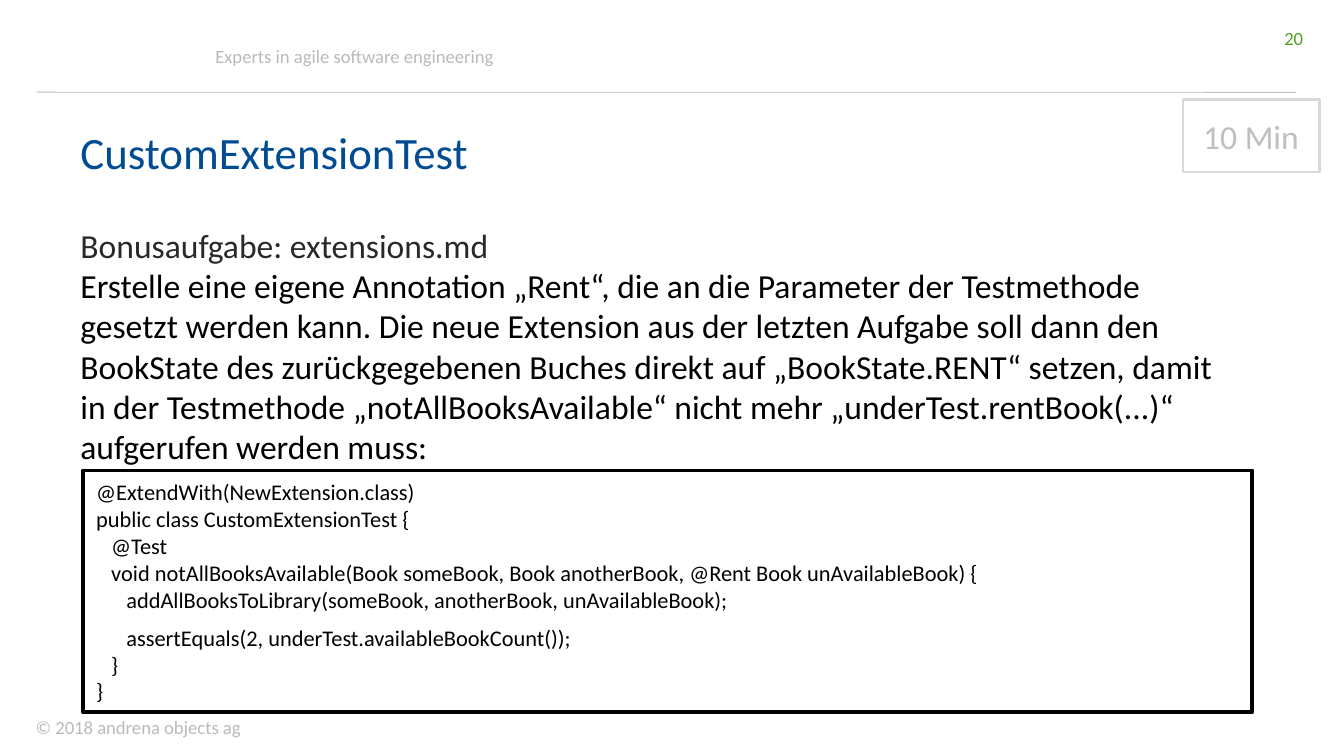
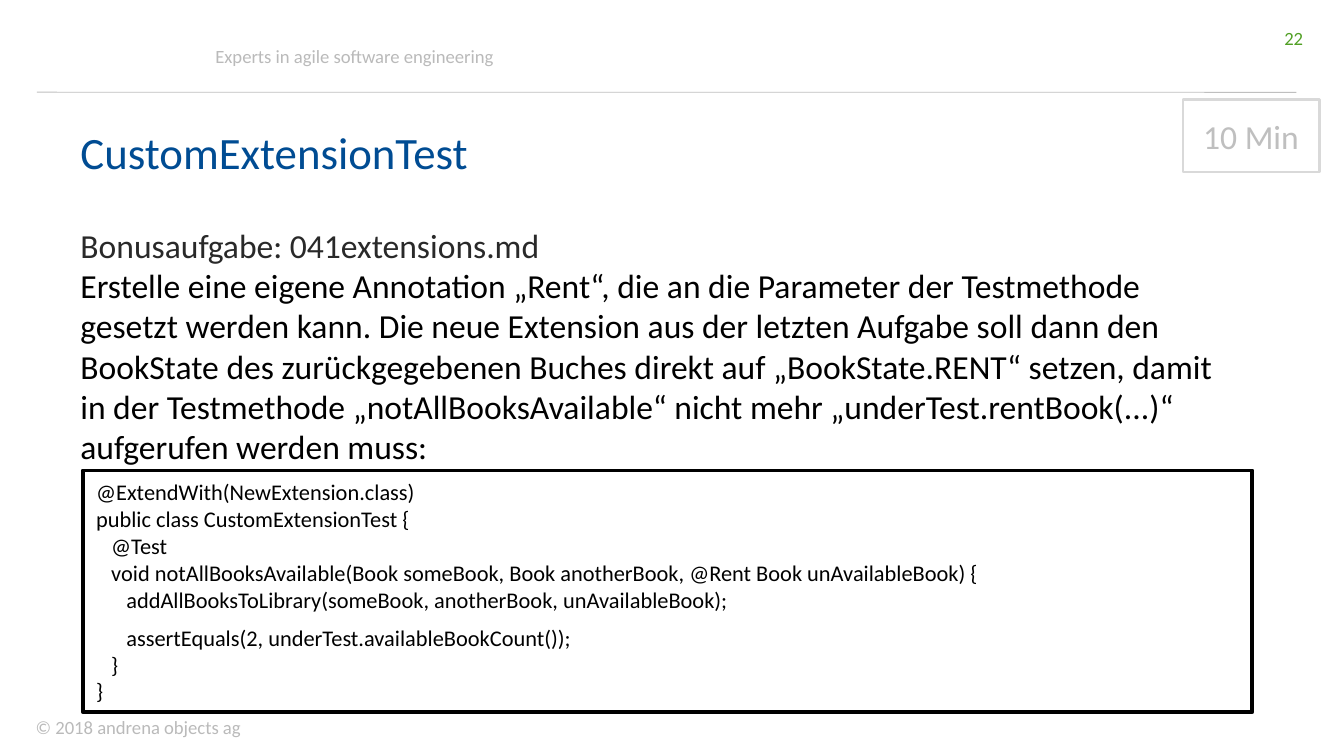
Before and after one commit to andrena/junit5-workshop-et-ka-2018, a slide deck: slide 22 of files/Folien.pptx (slide 20 before the commit). Drawn at 1344x756 pixels with LibreOffice and Linux fonts; fonts in the diff are those of the drawing; background and template pictures are left out. Boxes give left, top, right and bottom in pixels: in the first picture for what was removed or moved away, otherwise in the second. Text is boxed around its words. In the diff, an @@ line names an element or a change of style, - is before the commit and + after.

```diff
--- a/files/Folien.pptx
+++ b/files/Folien.pptx
@@ page number at bbox=[1284, 33, 1303, 45]: text changed @@
-20
+22
@@ text at bbox=[80, 234, 539, 264]: text changed @@
-Bonusaufgabe: extensions.md
+Bonusaufgabe: 041extensions.md
```
Also in this commit, not shown: 10 other slides changed, 13 slides added.
